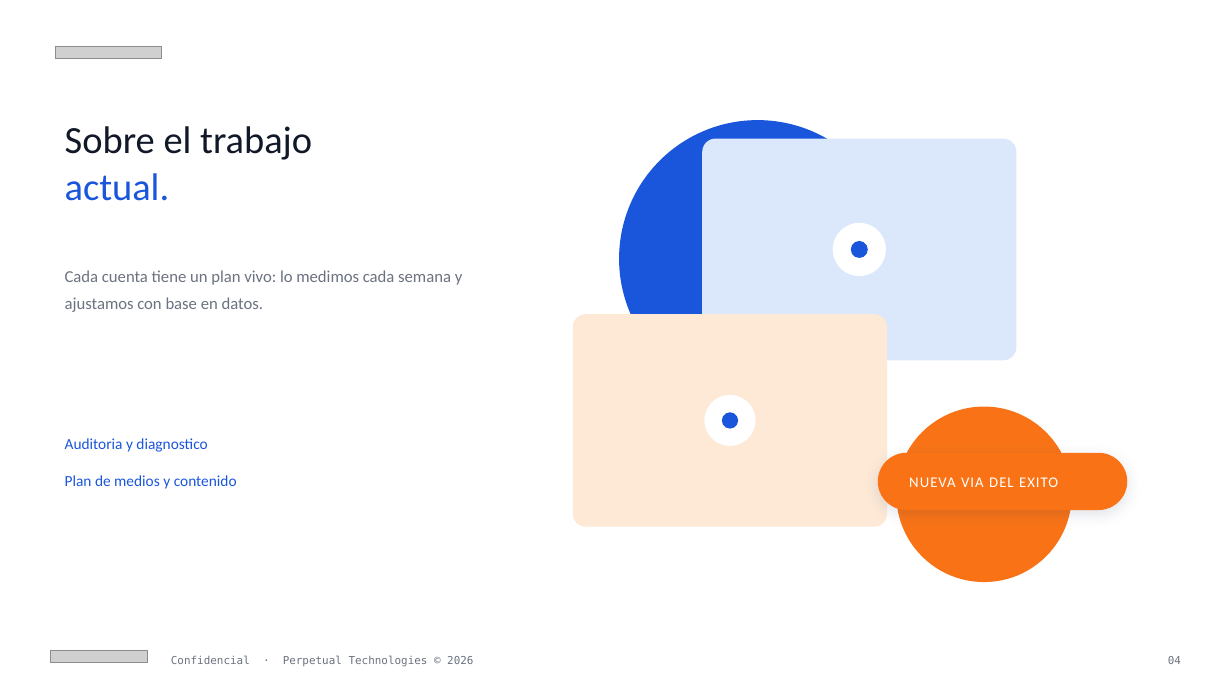
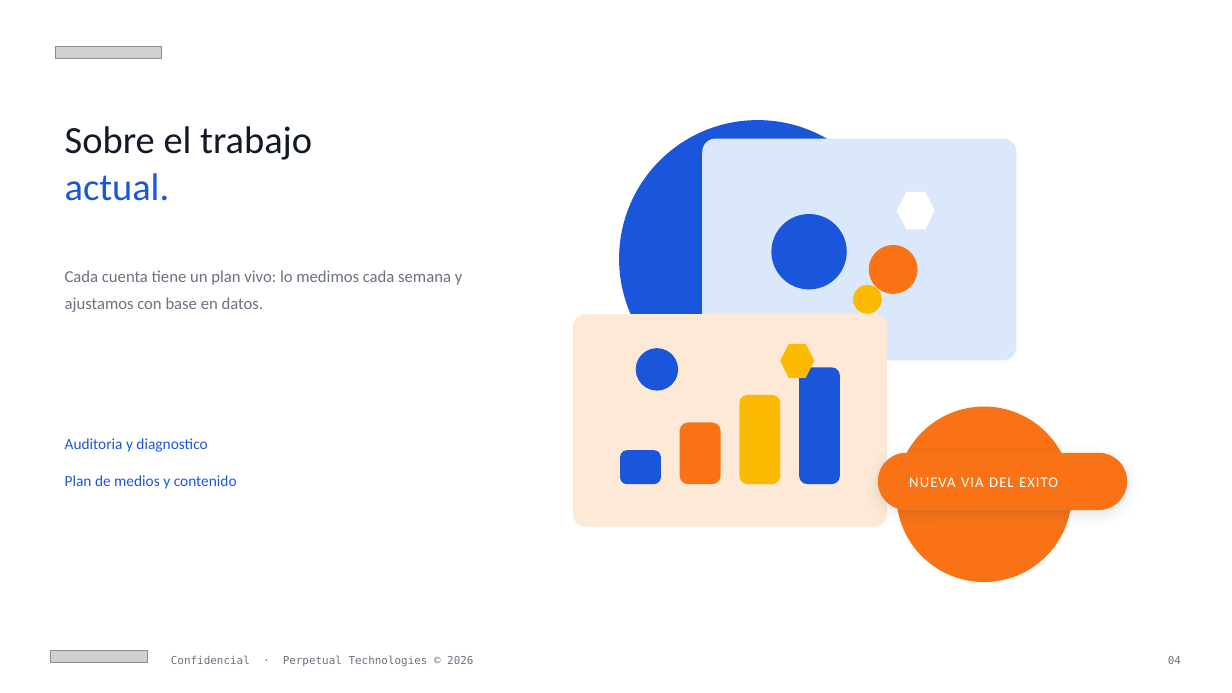
Before and after one commit to hector-perpetual/perpetual-design-system-4, a slide deck: slide 4 of dist/perpetual-marketing-template.pptx. Drawn at 1232x693 pixels with LibreOffice and Linux fonts; fonts in the diff are those of the drawing; grey boxes stand for pictures. Boxes give left, top, right and bottom in pixels: in the first picture for what was removed or moved away, otherwise in the second. Text is boxed around its words. In the diff, an @@ line names an element or a change of style, - is before the commit and + after.

```diff
--- a/dist/perpetual-marketing-template.pptx
+++ b/dist/perpetual-marketing-template.pptx
@@ hexagon added at <box>897,192,935,230</box>, fill #FFFFFF @@
@@ ellipse: place and size @@
-ellipse at <box>851,241,868,258</box>
+ellipse at <box>772,214,848,290</box>
@@ ellipse: place and size @@
-ellipse at <box>833,223,886,276</box>
+ellipse at <box>869,245,918,294</box>
@@ ellipse at <box>869,245,918,294</box>: fill #FFFFFF to #F97316 @@
@@ ellipse added at <box>853,285,882,313</box>, fill #FBB900 @@
@@ ellipse: place and size @@
-ellipse at <box>722,412,738,429</box>
+ellipse at <box>636,348,678,391</box>
@@ hexagon added at <box>780,344,814,378</box>, fill #FBB900 @@
@@ rounded rectangle added at <box>799,368,840,484</box>, fill #1A56DB @@
@@ ellipse removed at <box>704,395,755,445</box> @@
@@ rounded rectangle added at <box>739,395,780,484</box>, fill #FBB900 @@
@@ rounded rectangle added at <box>680,422,721,484</box>, fill #F97316 @@
@@ rounded rectangle added at <box>620,450,661,484</box>, fill #1A56DB @@
```
Also in this commit, not shown: 4 other slides changed, 3 other files.
